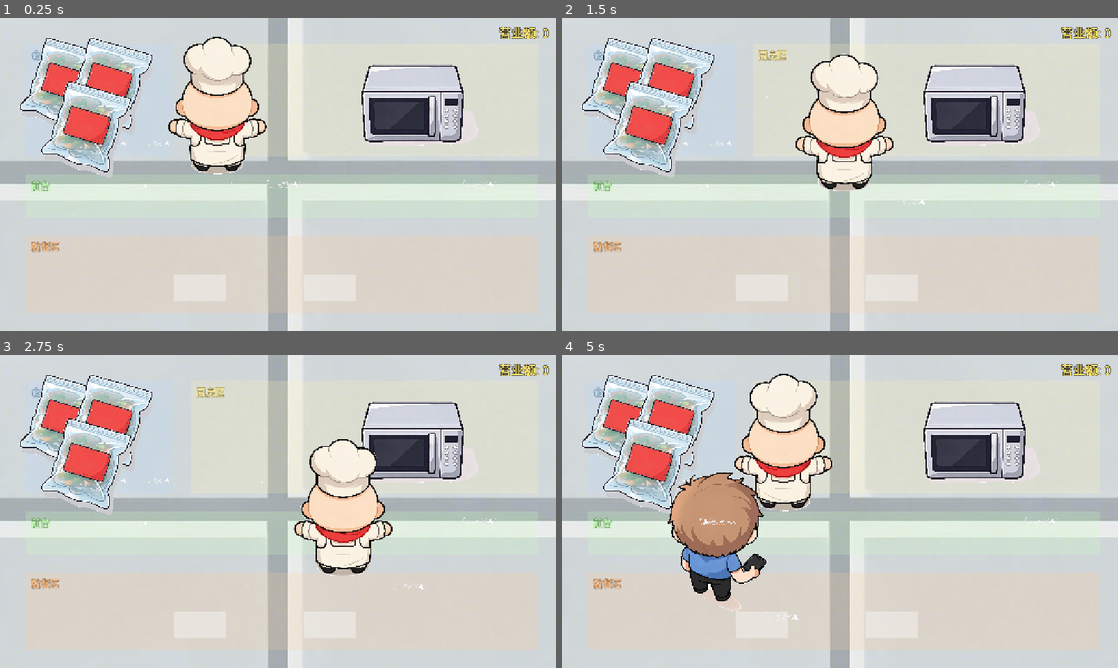
Above: before the commit, frames 1-4 (two rows, left to right).
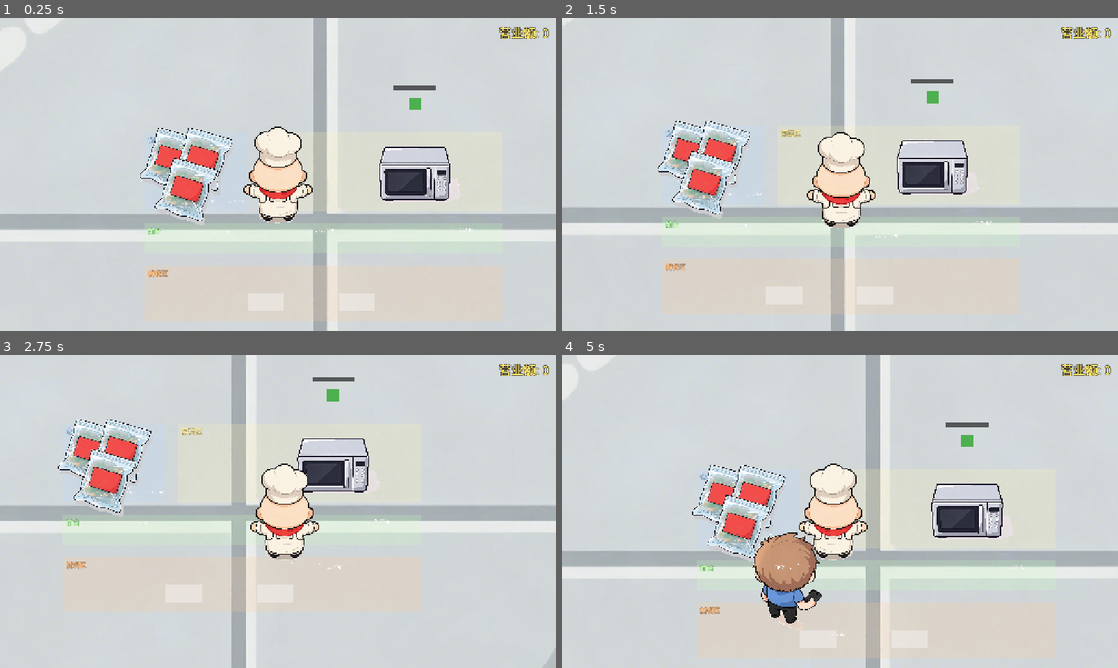
Above: after the commit, the same moments.

Repository: 408Survivor/order_rush
Game: Godot game, scene res://scenes/MainScene.tscn
Two runs of this game, one before a commit and one after it. Both use one fixed random seed, a clock stepped at 60 frames per second and the inputs below.
Inputs:
- Up to frame 1 (0.25 s): no input
- Up to frame 2 (1.5 s): tap Enter at 0.5 s; hold D (move_right) 0.53-1.28 s; hold Space (interact) 0.53-1.28 s; hold S (move_down) from 1.28 s (still down); tap Space (interact) at 1.35 s
- Up to frame 3 (2.75 s): release S (move_down) at 2.03 s; hold D (move_right) from 2.03 s (still down); hold Space (interact) from 2.03 s (still down)
- Up to frame 4 (5 s): release D (move_right) at 2.78 s; release Space (interact) at 2.78 s; hold W (move_up) 2.78-3.53 s; tap Space (interact) at 2.85, 4.35 s; hold Space (interact) 3.53-4.28 s; hold A (move_left) from 3.53 s (still down)

The runs differ from the first frame. In frame 1, 37% of the frame differs, in the area x 0-100%, y 0-100%; in frame 2, 31%; in frame 3, 25%; in frame 4, 41%.

Commit message:
fix: 画布拥挤——相机缩放视野 0.7 + 交付提示字号加大 (#14)

Diff:
--- a/scenes/entities/PlayerCharacter.tscn
+++ b/scenes/entities/PlayerCharacter.tscn
@@ -23,6 +23,11 @@
 collision_mask = 28
 collide_with_areas = true
 
+[node name="Camera2D" type="Camera2D" parent="."]
+position_smoothing_enabled = true
+position_smoothing_speed = 8.0
+zoom = Vector2(0.7, 0.7)
+
 [node name="HeldItemPivot" type="Marker2D" parent="."]
 position = Vector2(0, -60)
 
@@ -43,6 +48,6 @@
 theme_override_colors/font_color = Color(1, 1, 1, 1)
 theme_override_colors/font_outline_color = Color(0, 0, 0, 1)
 theme_override_constants/outline_size = 8
-theme_override_font_sizes/font_size = 28
+theme_override_font_sizes/font_size = 32
 horizontal_alignment = 1
 vertical_alignment = 1
